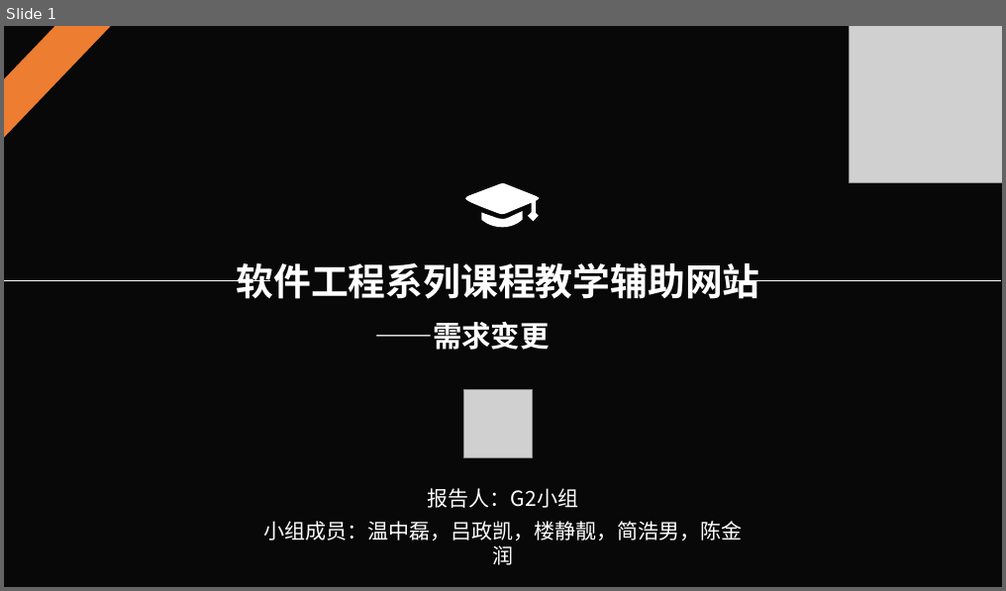
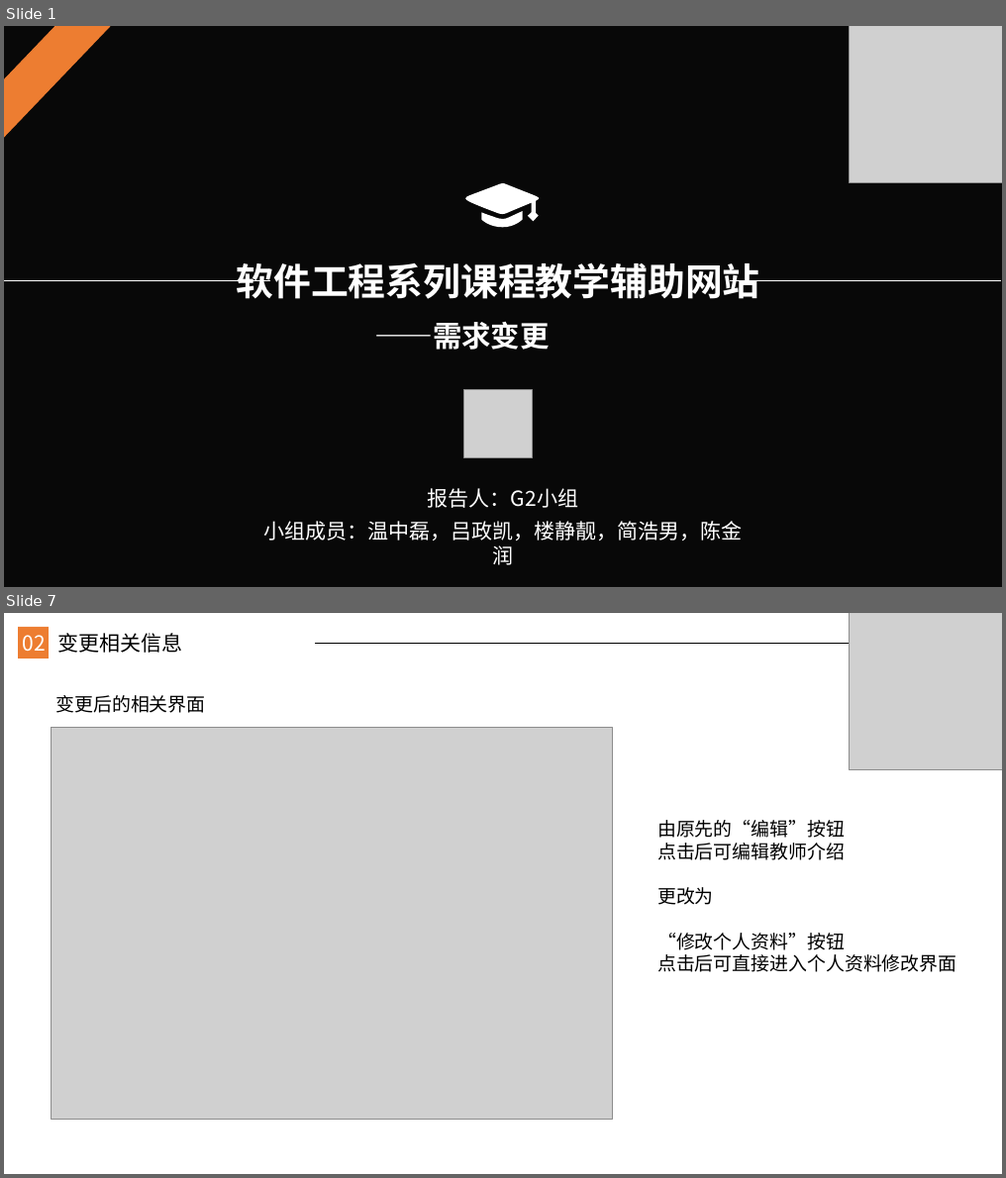
Before and after one commit to JanHonan/store, a slide deck: G2/软件工程系列课程教学辅助网站/非受控文档/楼静靓/PRD2017-G2-需求变更管理ppt.pptx. Shown one above the other, each under a label of ours: slide 1 before the commit, slides 1 and 7 after it; the slides between them are not shown. The pictures are 1006x591 and 1006x1178 pixels, drawn with LibreOffice and Linux fonts; fonts in the diff are those of the drawing; grey boxes stand for pictures; background and template pictures are left out; a plain dark background stands for a picture behind light text. Boxes give left, top, right and bottom in pixels: in the first picture for what was removed or moved away, otherwise in the second. Text is boxed around its words. In the diff, an @@ line names an element or a change of style, - is before the commit and + after.

Commit message:
楼静靓 2018-01-13 修改需求变更管理ppt

```diff
--- a/G2/软件工程系列课程教学辅助网站/非受控文档/楼静靓/PRD2017-G2-需求变更管理ppt.pptx
+++ b/G2/软件工程系列课程教学辅助网站/非受控文档/楼静靓/PRD2017-G2-需求变更管理ppt.pptx
@@ slide 7 added at [4,613,1002,1174], background #FFFFFF @@
@@ rectangle added at [18,627,49,658], fill #ED7D31 @@
@@ text added at [23,635,46,651], 20 pt, text #FFFFFF @@
+02
@@ text added at [58,633,183,653], 20 pt, text #000000 @@
+变更相关信息
@@ line added from (150, 633) to (150, 652), #000000 1 pt @@
@@ picture added at [848,613,1002,769] @@
@@ line added from (316, 643) to (1002, 643), #000000 0.5 pt @@
@@ text added at [55,695,205,713], 18 pt, text #000000 @@
+变更后的相关界面
@@ picture added at [52,728,613,1119] @@
@@ text added at [657,820,956,972], 18 pt, text #000000 @@
+由原先的“编辑”按钮
+点击后可编辑教师介绍
+更改为
+“修改个人资料”按钮
+点击后可直接进入个人资料修改界面
```
Also in this commit, not shown: 9 slides changed, 13 other slides added, 4 slides removed.
